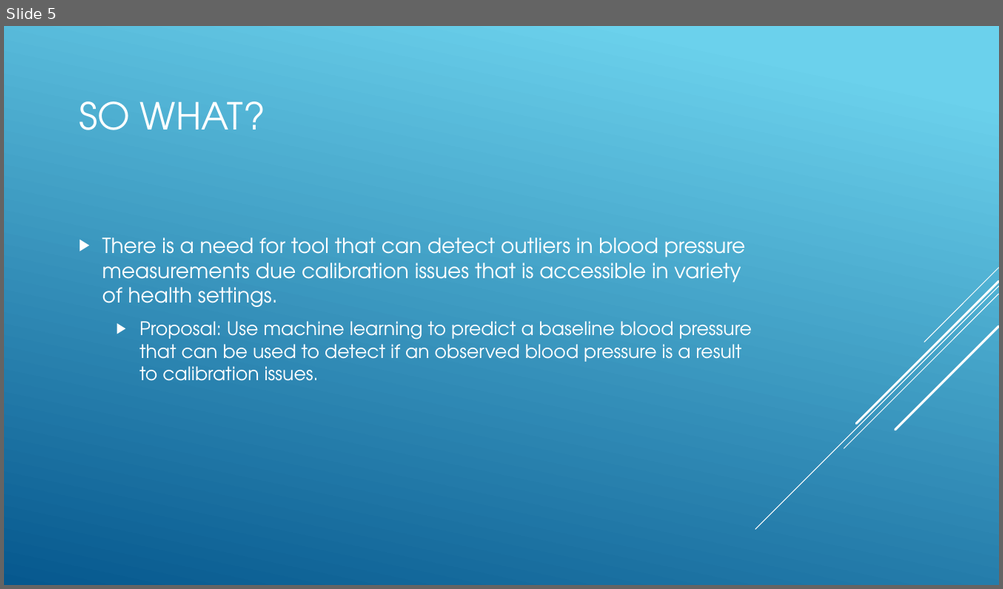
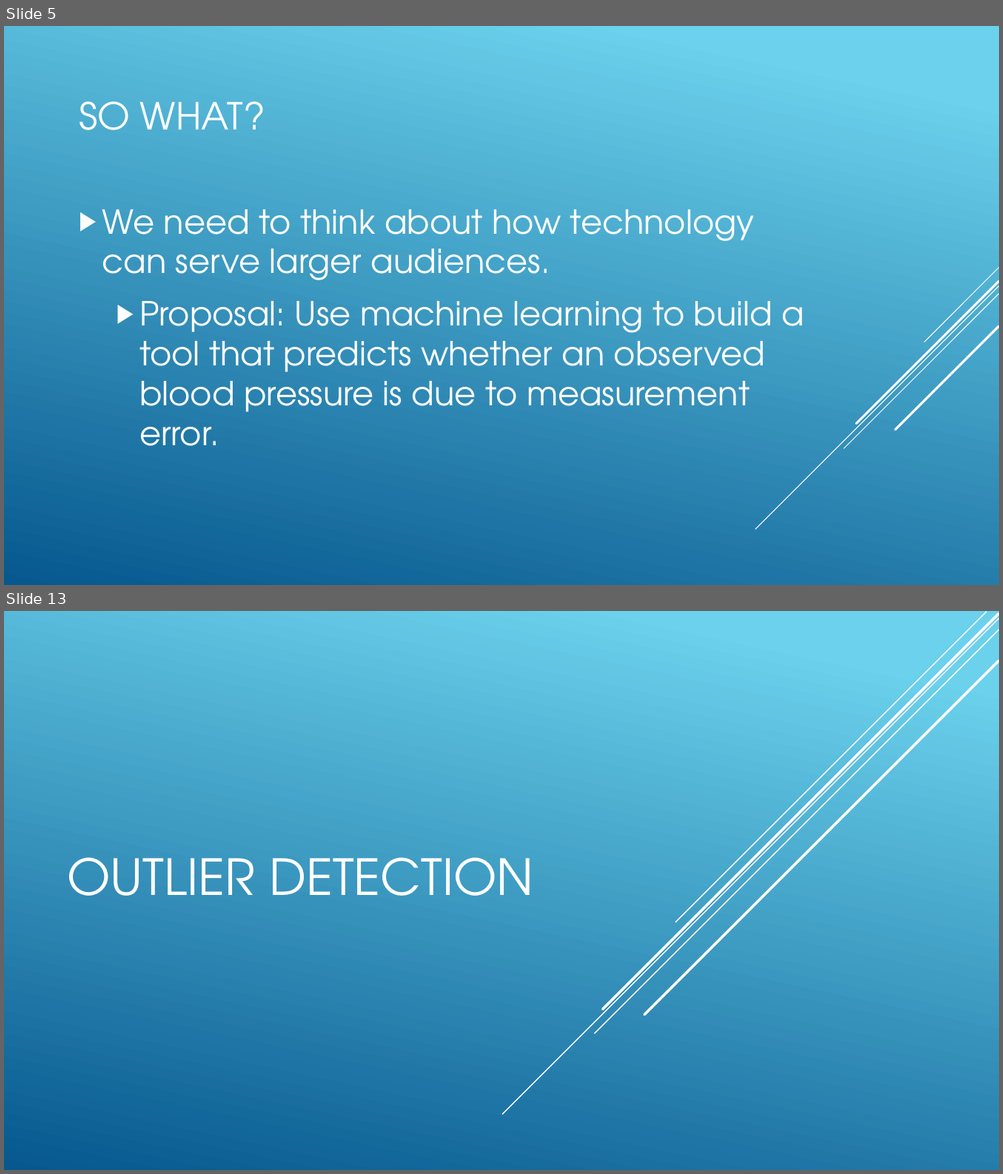
Before and after one commit to buehlere/senior-research, a slide deck: Presentation.pptx. Shown one above the other, each under a label of ours: slide 5 before the commit, slides 5 and 13 after it; the slides between them are not shown. The pictures are 1003x589 and 1003x1174 pixels, drawn with LibreOffice and Linux fonts; fonts in the diff are those of the drawing. Boxes give left, top, right and bottom in pixels: in the first picture for what was removed or moved away, otherwise in the second. Text is boxed around its words. In the diff, an @@ line names an element or a change of style, - is before the commit and + after.

```diff
--- a/Presentation.pptx
+++ b/Presentation.pptx
@@ slide 13 added at <box>4,611,999,1170</box>, background gradient #6ED2EB to #06588E @@
@@ line added from (999, 618) to (503, 1115), #FFFFFF 1 pt @@
@@ line added from (999, 629) to (595, 1034), #FFFFFF 1 pt @@
@@ line added from (999, 614) to (603, 1009), #FFFFFF 2.5 pt @@
@@ line added from (986, 612) to (675, 923), #FFFFFF 1 pt @@
@@ line added from (999, 661) to (644, 1015), #FFFFFF 2.5 pt @@
@@ title added at <box>68,857,533,896</box>, 48 pt, text #FFFFFF @@
+OUTLIER DETECTION
@@ slide 5 changed as well @@
@@ text at <box>102,210,805,446</box>: text changed; size 18 to 32 pt @@
-▶ There is a need for tool that can detect outliers in blood pressure measurements due calibration issues that is accessible in variety of health settings.
-  ▶ Proposal: Use machine learning to predict a baseline blood pressure that can be used to detect if an observed blood pressure is a result to calibration issues.
+▶ We need to think about how technology can serve larger audiences.
+  ▶ Proposal: Use machine learning to build a tool that predicts whether an observed blood pressure is due to measurement error.
```
Also in this commit, not shown: 6 other slides changed, 10 other slides added, 1 slide removed, 10 other files.
